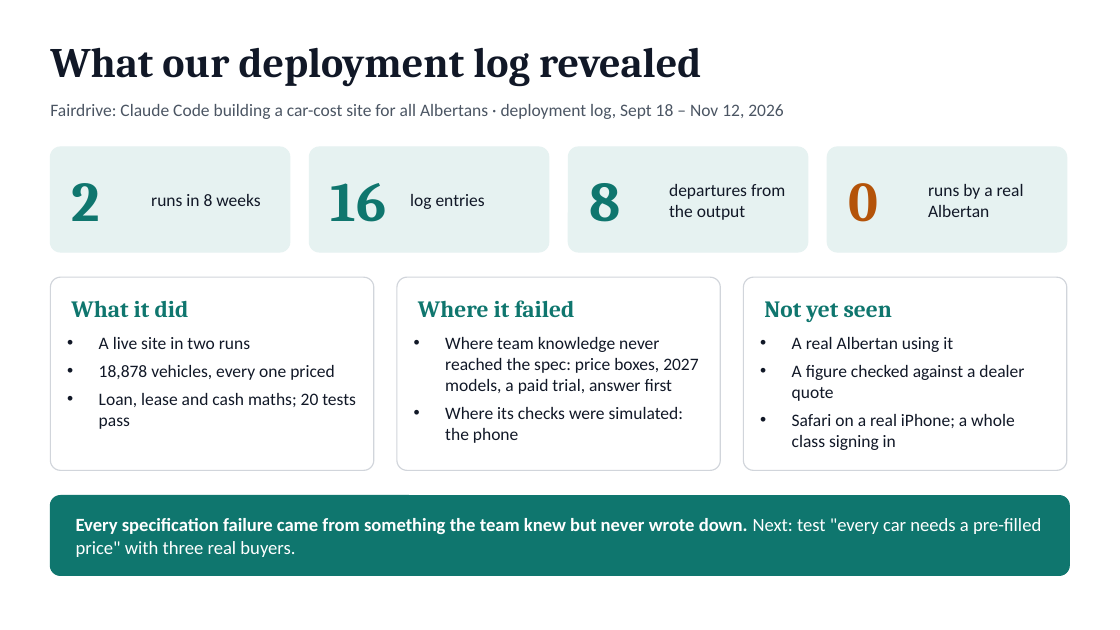
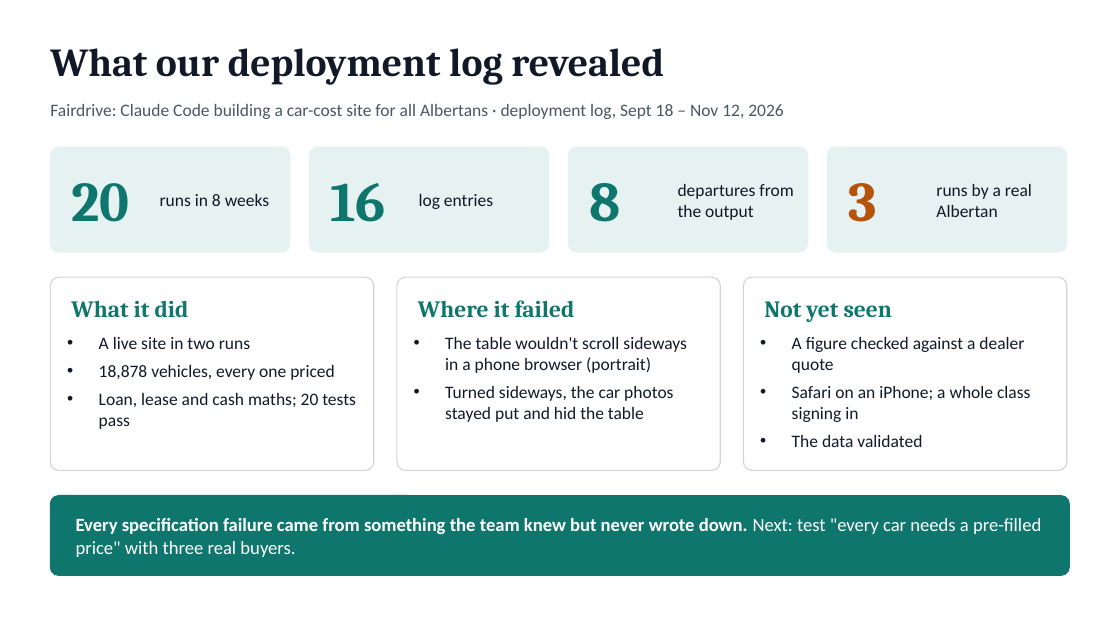
Before and after one commit to karthik87keshava-pixel/BUS-860-project, a slide deck: slide 2 of docs/session-3/Fairdrive-Deployment-Log-Slide.pptx (slide 1 before the commit). Drawn at 1120x630 pixels with LibreOffice and Linux fonts; fonts in the diff are those of the drawing. Boxes give left, top, right and bottom in pixels: in the first picture for what was removed or moved away, otherwise in the second. Text is boxed around its words. In the diff, an @@ line names an element or a change of style, - is before the commit and + after.

```diff
--- a/docs/session-3/Fairdrive-Deployment-Log-Slide.pptx
+++ b/docs/session-3/Fairdrive-Deployment-Log-Slide.pptx
@@ text "What our deployment log revealed" at bbox=[50, 48, 664, 85]: size 36 to 34 pt @@
@@ text "runs in 8 weeks": place and size @@
-text "runs in 8 weeks" at bbox=[151, 194, 260, 206]
+text "runs in 8 weeks" at bbox=[160, 194, 269, 206]
@@ text "log entries": place and size @@
-text "log entries" at bbox=[410, 194, 485, 209]
+text "log entries" at bbox=[419, 194, 493, 209]
@@ text "departures from the output": place and size @@
-text "departures from the output" at bbox=[669, 184, 785, 220]
+text "departures from the output" at bbox=[678, 184, 793, 220]
@@ text "runs by a real Albertan": place and size @@
-text "runs by a real Albertan" at bbox=[928, 184, 1024, 217]
+text "runs by a real Albertan" at bbox=[936, 184, 1032, 217]
@@ text at bbox=[71, 183, 129, 222]: text changed @@
-2
+20
@@ text at bbox=[848, 183, 876, 222]: text changed @@
-0
+3
@@ proportions changed in 6 elements at bbox=[50, 147, 290, 252], bbox=[309, 147, 549, 252], bbox=[569, 147, 808, 252], bbox=[828, 147, 1067, 252], bbox=[397, 277, 720, 471], bbox=[744, 277, 1067, 471] @@
@@ text at bbox=[445, 337, 687, 422]: text changed @@
-• Where team knowledge never reached the spec: price boxes, 2027 models, a paid trial, answer first
-• Where its checks were simulated: the phone
+• The table wouldn't scroll sideways in a phone browser (portrait)
+• Turned sideways, the car photos stayed put and hid the table
@@ text at bbox=[792, 337, 953, 352]: paragraph removed @@
-• A real Albertan using it
@@ text at bbox=[792, 386, 1030, 447]: text changed @@
-• Safari on a real iPhone; a whole class signing in
+• Safari on an iPhone; a whole class signing in
+• The data validated
```
Also in this commit, not shown: 1 other slide changed, 5 slides added.
